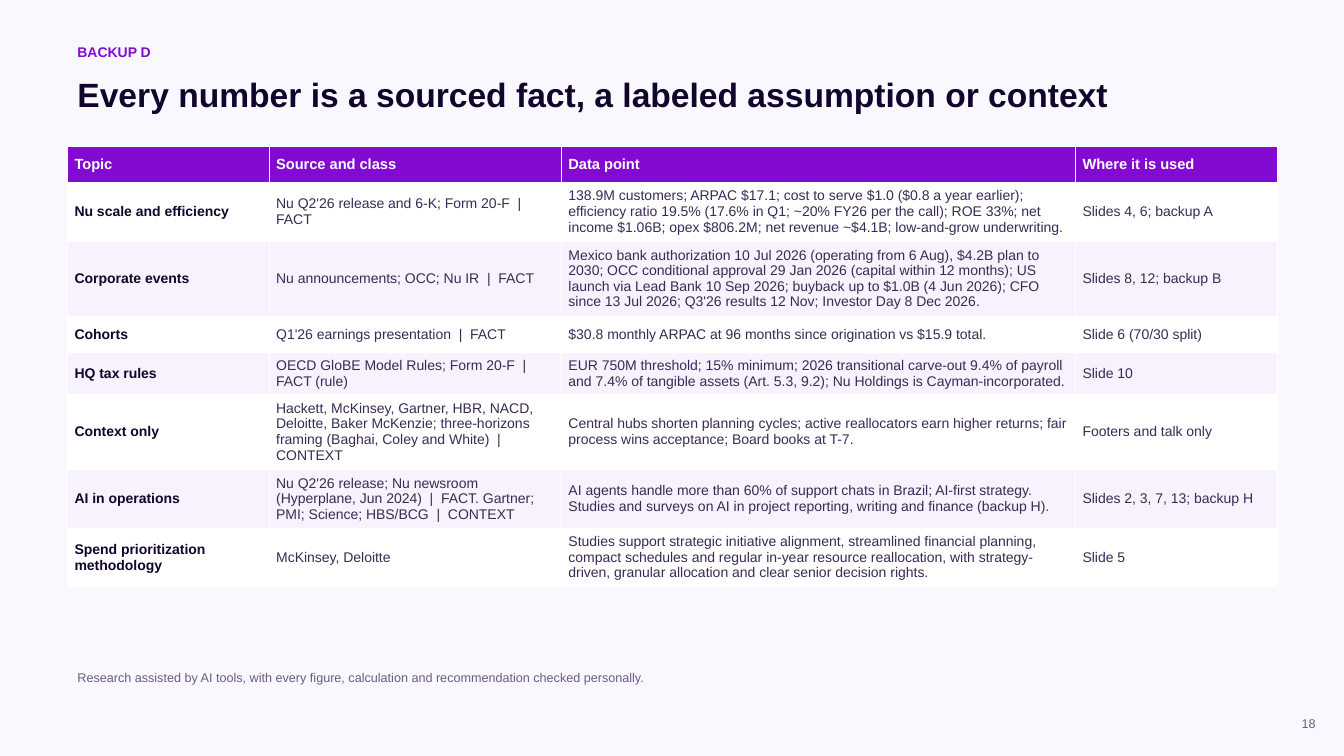
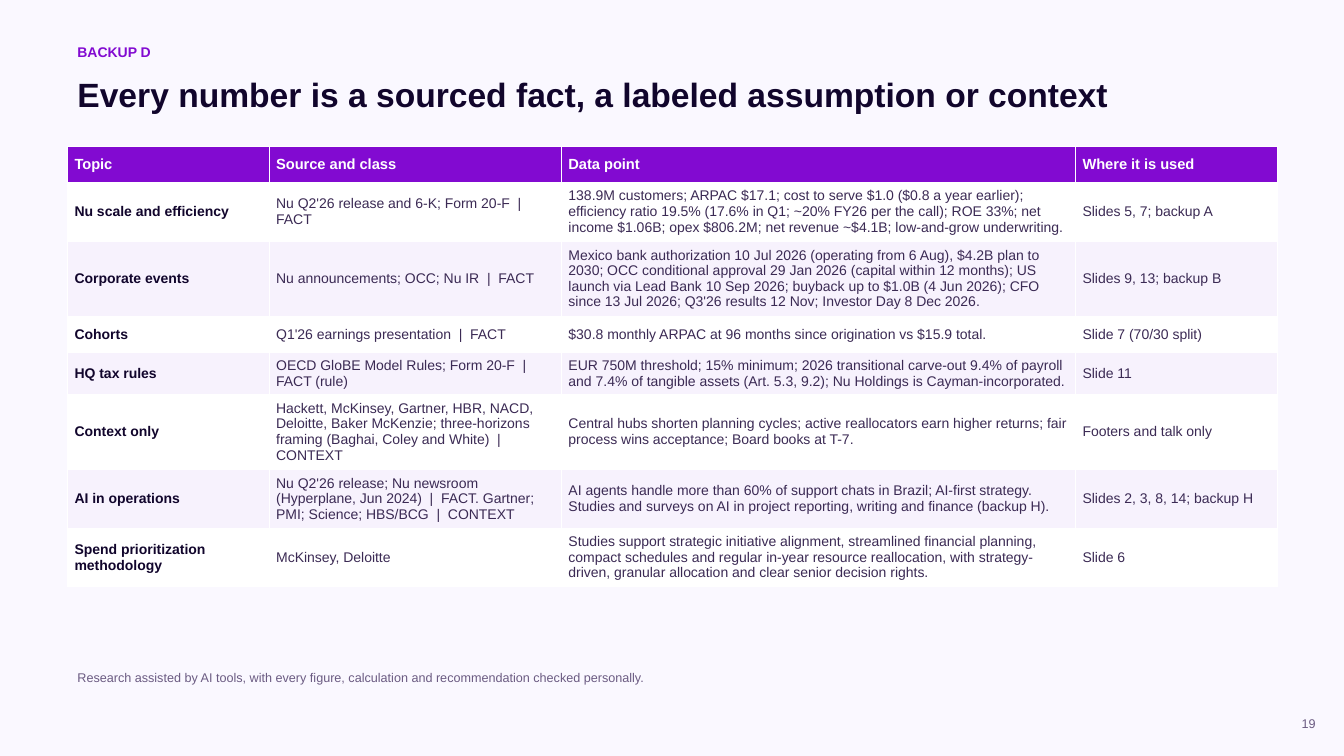
Before and after one commit to cmx24/business-case, a slide deck: slide 19 of deck/CFO_CoS_deck_v10.pptx (slide 18 before the commit). Drawn at 1344x756 pixels with LibreOffice and Linux fonts; fonts in the diff are those of the drawing. Boxes give left, top, right and bottom in pixels: in the first picture for what was removed or moved away, otherwise in the second. Text is boxed around its words. In the diff, an @@ line names an element or a change of style, - is before the commit and + after.

```diff
--- a/deck/CFO_CoS_deck_v10.pptx
+++ b/deck/CFO_CoS_deck_v10.pptx
@@ table at (68, 146, 1277, 587) @@
-row 2, column 4: Slides 4, 6; backup A
+row 2, column 4: Slides 5, 7; backup A
-row 3, column 4: Slides 8, 12; backup B
+row 3, column 4: Slides 9, 13; backup B
-row 4, column 4: Slide 6 (70/30 split)
+row 4, column 4: Slide 7 (70/30 split)
-row 5, column 4: Slide 10
+row 5, column 4: Slide 11
-row 7, column 4: Slides 2, 3, 7, 13; backup H
+row 7, column 4: Slides 2, 3, 8, 14; backup H
-row 8, column 4: Slide 5
+row 8, column 4: Slide 6
@@ text at (1302, 719, 1316, 728): text changed @@
-18
+19
```
Also in this commit, not shown: 17 other slides changed, 1 slide added, 4 other files.
